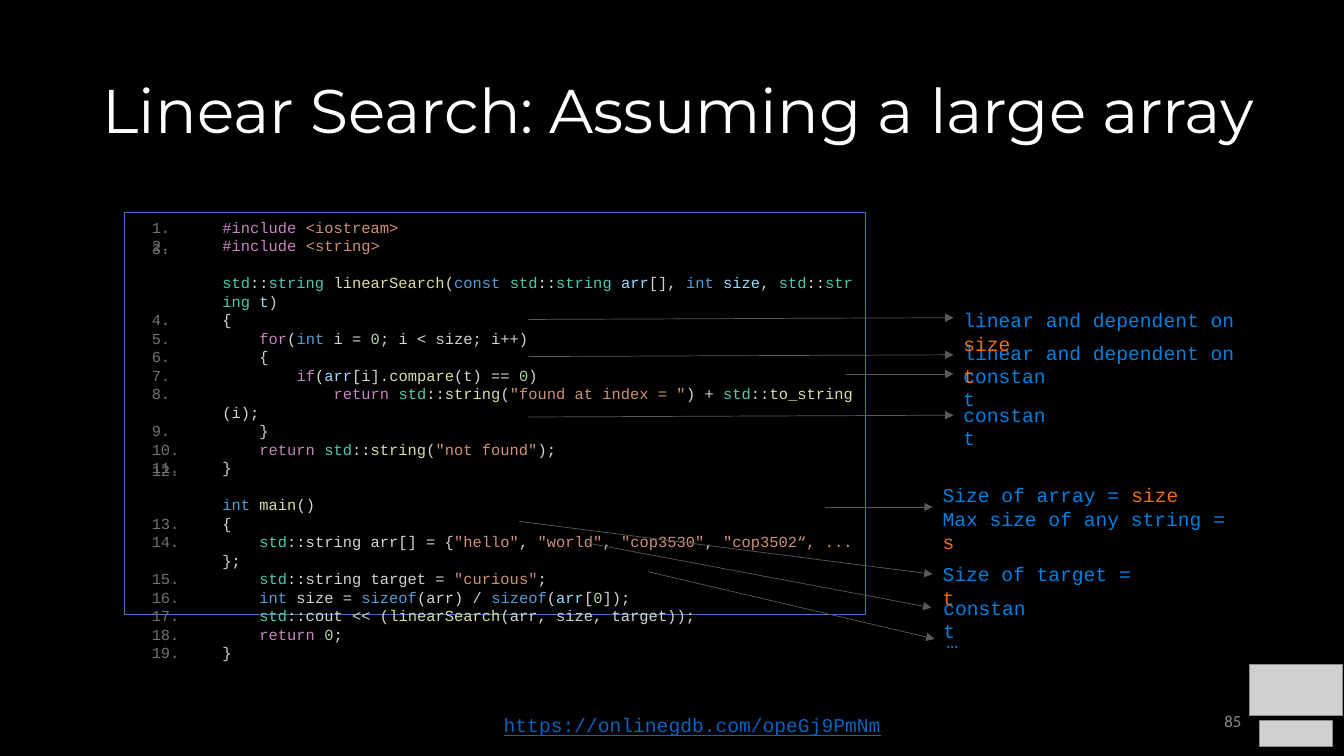
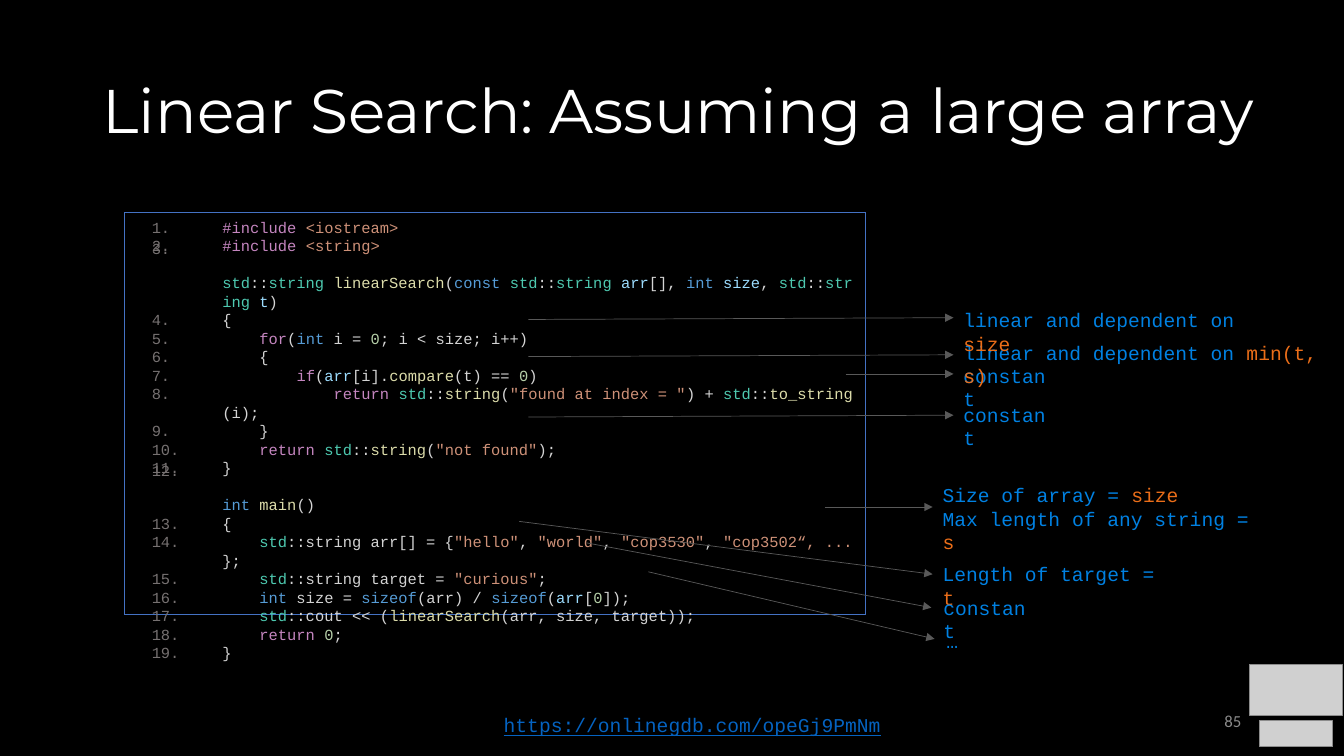
Before and after one commit to COP3530/Instructional-Content, a slide deck: slide 85 of Slides-PPT/1 - Algorithmic Analysis.pptx. Drawn at 1344x756 pixels with LibreOffice and Linux fonts; fonts in the diff are those of the drawing; grey boxes stand for pictures. Boxes give left, top, right and bottom in pixels: in the first picture for what was removed or moved away, otherwise in the second. Text is boxed around its words. In the diff, an @@ line names an element or a change of style, - is before the commit and + after.

```diff
--- a/Slides-PPT/1 - Algorithmic Analysis.pptx
+++ b/Slides-PPT/1 - Algorithmic Analysis.pptx
@@ text at bbox=[963, 346, 1317, 387]: text changed @@
-linear and dependent on t
+linear and dependent on min(t, s)
@@ text at bbox=[943, 512, 1225, 530]: text changed @@
-Max size of any string = s
+Max length of any string = s
@@ text at bbox=[943, 568, 1131, 611]: text changed @@
-Size of target = t
+Length of target = t
```
Also in this commit, not shown: 7 other slides changed, 1 slide removed, 1 other file.
